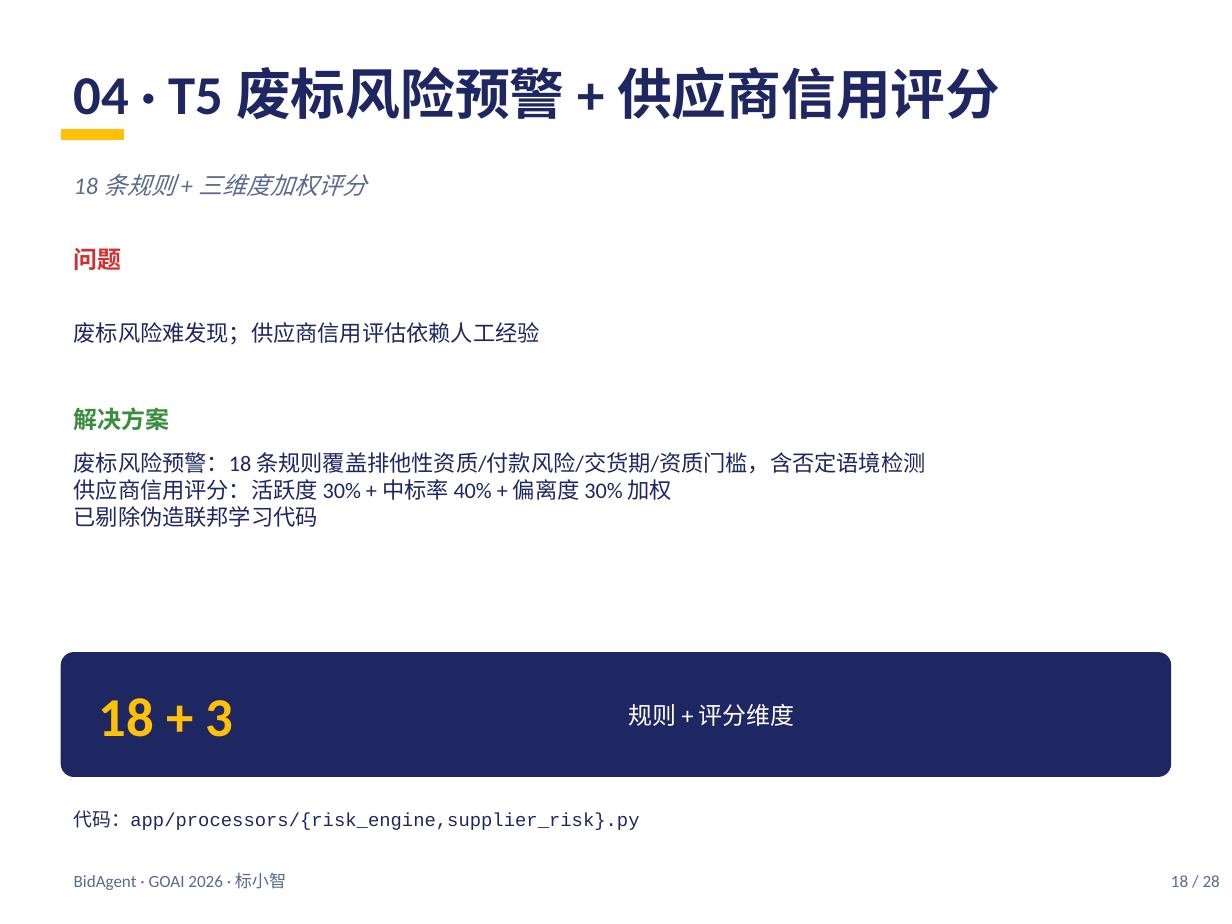
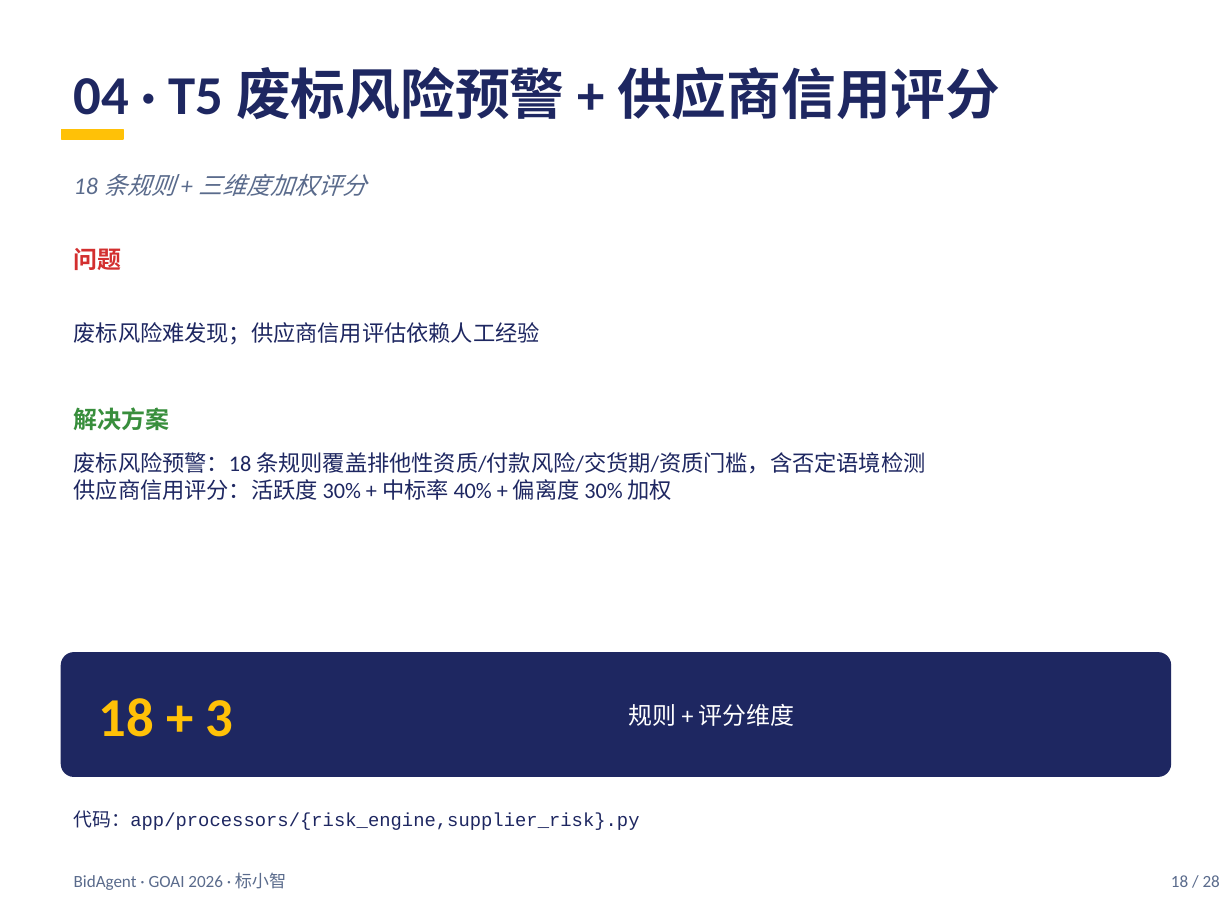
Before and after one commit to tlyyxjz/BidAgent, a slide deck: slide 18 of _w2_report/proposal.pptx. Drawn at 1232x924 pixels with LibreOffice and Linux fonts; fonts in the diff are those of the drawing. Boxes give left, top, right and bottom in pixels: in the first picture for what was removed or moved away, otherwise in the second. Text is boxed around its words. In the diff, an @@ line names an element or a change of style, - is before the commit and + after.

```diff
--- a/_w2_report/proposal.pptx
+++ b/_w2_report/proposal.pptx
@@ text at box(74, 506, 318, 527): paragraph removed @@
-已剔除伪造联邦学习代码
```
Also in this commit, not shown: 4 other slides changed, 23 other files.
